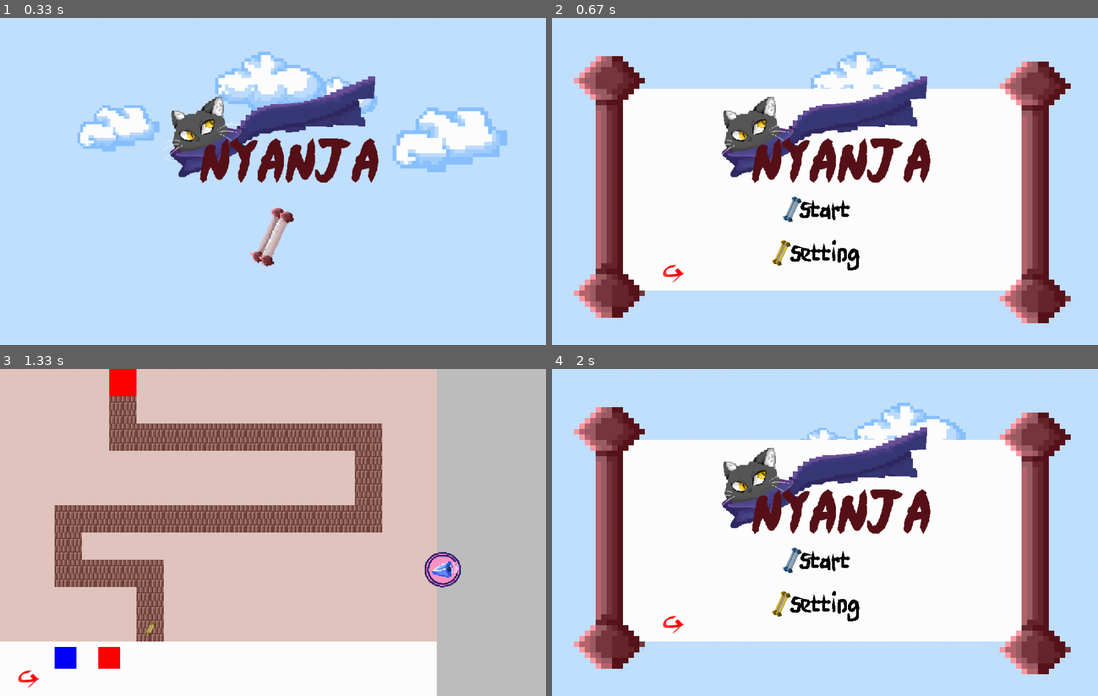
Above: before the commit, frames 1-4 (two rows, left to right).
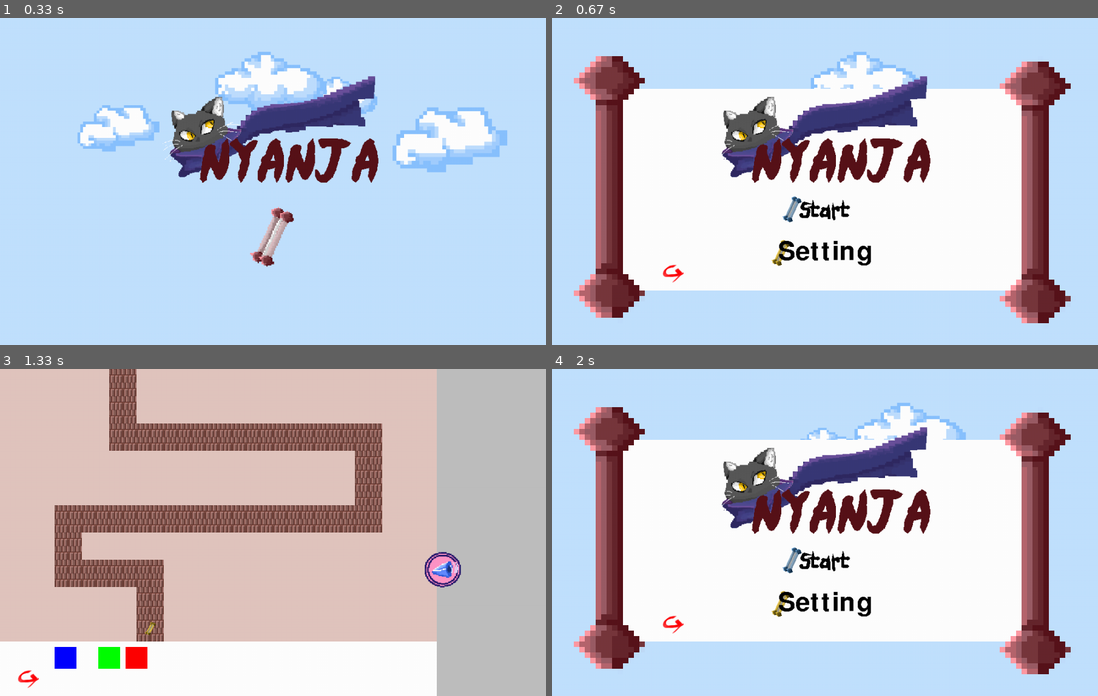
Above: after the commit, the same moments.

Repository: natsun08/Coding_Game
Game: pygame game, started from Game.py
The game is run twice, just before and just after one commit, with the same random seed, the same clock (stepped at 60 frames per second) and the same inputs.
Inputs (mouse positions are in pixels of both pictures, inside the frame that each line leads up to):
- Up to frame 1 (0.33 s): no input
- Up to frame 2 (0.67 s): press the mouse at (825, 237) at 0.37 s; move the mouse to (737, 184) at 0.47 s; release the mouse at (655, 132) at 0.6 s
- Up to frame 3 (1.33 s): press the mouse at (273, 558) at 0.7 s; move the mouse to (169, 548) at 0.8 s; release the mouse at (70, 539) at 0.93 s; click (109, 656) at 1.05 s
- Up to frame 4 (2 s): press the mouse at (688, 656) at 1.37 s; move the mouse to (666, 535) at 1.47 s; release the mouse at (644, 411) at 1.6 s; press the mouse at (579, 679) at 1.7 s; move the mouse to (683, 656) at 1.8 s; release the mouse at (786, 637) at 1.93 s

Frame 1 is identical in both runs. In frame 2, 0.6% of the frame differs, in the area x 41-59%, y 67-78%; in frame 3, 0.9%, in the area x 18-27%, y 0-92%; in frame 4, 0.6%.

Commit message:
Sắp xếp lại file với folder + Sửa 1 cái bug lúc đến cổng ko hiện màn hình thắng

Diff:
--- a/Code/Library.py
+++ b/Code/Library.py
@@ -56,7 +56,7 @@
         self.color = color
     def run_button(self, direction):
         self.command_dict = {"0": """player.go_up()\n""",
-                            "90": """player.go_left()\n""",
+                            "90": """player.go_right()\n""",
             "180": """player.go_down()\n""",
             "270": """player.go_left()\n"""}
         return self.command_dict[direction]
@@ -67,6 +67,8 @@
             new_direction = int(old_direction) - 90
         if new_direction == 360:
             new_direction = 0
+        elif new_direction == -90:
+            new_direction = 270
         return str(new_direction)
     def change_location(self, newpos):
         self.rect.center = newpos
--- a/Game.py
+++ b/Game.py
@@ -8,7 +8,7 @@
 clock = pygame.time.Clock()
 
 #MUSIC (Will be change to free music later)
-pygame.mixer.music.load("Game Asset\Omoide Tsuzuri - Akatsuki.wav")
+pygame.mixer.music.load("Game Asset\\Music\\Omoide Tsuzuri - Akatsuki.wav")
 #song link: https://www.youtube.com/watch?v=yzQyzvsv2NY
 pygame.mixer.music.play(-1)
 
@@ -25,26 +25,27 @@
 function_surface = Library.PLAIN_TILE((200, 600), "Gray",  (800,0))
 activate_surface = Library.PLAIN_TILE((800, 100), "White", (0, 500))
 #Sprite
-sky_surface = Library.ENVIROMENT("Game Asset\Sky.png", 10, "topleft", 0, 0)
-cloud_1 = Library.ENVIROMENT("Game Asset\Cloud1.png", 5, "topleft" , 80, 150)
-cloud_2 = Library.ENVIROMENT("Game Asset\cloud2.png", 4, "topleft" ,600, 100)
-cloud_3 = Library.ENVIROMENT("Game Asset\cloud2.png", 6, "topleft" ,300, 50)
-cloud_4 = Library.ENVIROMENT("Game Asset\Cloud1.png", 7, "topleft" , 750, 150)
-Logo = Library.ENVIROMENT("Game Asset\Gamename.png", 0.75,"center" , 500, 200)
-scrolls = Library.ENVIROMENT("Game Asset\starting Scroll.png", 10, "center", 500, 300)
-scroll_close_brown = Library.ENVIROMENT("Game Asset\scroll_close.png", 2.3, "center", 500, 400)
-scroll_close_blue = Library.ENVIROMENT("Game Asset\scroll_close_2.png", 1, "center", 440, 350)
-scroll_close_gold = Library.ENVIROMENT("Game Asset\scroll_close_3.png", 1, "center", 420, 430)
-start = Library.TEXT("Start","Game Asset\\NinjaPenguin.ttf", 70, "Black" , "center", 500, 350 )
-setting_text = Library.TEXT("Setting","Game Asset\\NinjaPenguin.ttf", 70, "Black" , "center", 500, 430 )
-sound_icon = Library.ENVIROMENT("Game Asset\\Sound_on.png", 1.5, "center", 400, 370)
-sound_status = Library.TEXT("On","Game Asset\\ninja-naruto.regular.ttf", 50, "Red", "topleft", 450, 350)
-return_button = Library.ENVIROMENT("Game Asset\Return.png", 1, "topleft", 200, 450)
+sky_surface = Library.ENVIROMENT("Game Asset\\Art\\Sky.png", 10, "topleft", 0, 0)
+cloud_1 = Library.ENVIROMENT("Game Asset\\Art\\Cloud1.png", 5, "topleft" , 80, 150)
+cloud_2 = Library.ENVIROMENT("Game Asset\\Art\\cloud2.png", 4, "topleft" ,600, 100)
+cloud_3 = Library.ENVIROMENT("Game Asset\\Art\\cloud2.png", 6, "topleft" ,300, 50)
+cloud_4 = Library.ENVIROMENT("Game Asset\\Art\\Cloud1.png", 7, "topleft" , 750, 150)
+Logo = Library.ENVIROMENT("Game Asset\\Art\\Gamename.png", 0.75,"center" , 500, 200)
+scrolls = Library.ENVIROMENT("Game Asset\\Art\\starting Scroll.png", 10, "center", 500, 300)
+scroll_close_brown = Library.ENVIROMENT("Game Asset\\Art\\scroll_close.png", 2.3, "center", 500, 400)
+scroll_close_blue = Library.ENVIROMENT("Game Asset\\Art\\scroll_close_2.png", 1, "center", 440, 350)
+scroll_close_gold = Library.ENVIROMENT("Game Asset\\Art\\scroll_close_3.png", 1, "center", 420, 430)
+start = Library.TEXT("Start","Game Asset\\font\\NinjaPenguin.ttf", 70, "Black" , "center", 500, 350 )
+setting_text = Library.TEXT("Setting","Game Asset\\font\\NinjaPenguin.ttf ", 70, "Black" , "center", 500, 430 )
+sound_icon = Library.ENVIROMENT("Game Asset\\Art\\Sound_on.png", 1.5, "center", 400, 370)
+sound_status = Library.TEXT("On","Game Asset\\font\\ninja-naruto.regular.ttf", 50, "Red", "topleft", 450, 350)
+return_button = Library.ENVIROMENT("Game Asset\\Art\\Return.png", 1, "topleft", 200, 450)
 victory_screen = Library.PLAIN_TILE((500, 500), "pink", (300, 300))
-sucess = Library.TEXT("SUCCESED", "Game Asset\\ninja-naruto.regular.ttf", 100, "Black", "center", 500, 300)
+sucess = Library.TEXT("SUCCESED", "Game Asset\\font\\ninja-naruto.regular.ttf", 100, "Black", "center", 500, 300)
 go_button = Library.BUTTON((40, 40),"Blue", (100, 510))
-change_direct_button = Library.BUTTON((40, 40),"Red", (180, 510))
-compile_button = Library.ENVIROMENT("Game Asset\\Sound_on.png", 1.5, "center", 810, 370)
+turn_right_button = Library.BUTTON((40, 40),"Red", (230, 510))
+turn_left_button = Library.BUTTON((40, 40),"Green", (180, 510))
+compile_button = Library.ENVIROMENT("Game Asset\\Art\\Sound_on.png", 1.5, "center", 810, 370)
 mouse_sprite = Library.PLAIN_TILE((20, 20), "White", (0, 0))
 new_copy = Library.PLAIN_TILE((20, 20), "White", (0, 0))
 
@@ -53,13 +54,14 @@
 second_scene = pygame.sprite.Group(scrolls, Logo, scroll_close_blue, start, setting_text, scroll_close_gold, return_button)
 setting_screen = pygame.sprite.Group(scrolls, Logo, sound_status, sound_icon, return_button)
 scene1 = pygame.sprite.Group(return_button)
-map_element_1 = Library.MAP_LAYOUT("Game Asset\\Map\\First_map_layout.txt", 25, "Game Asset\\test.png","Game Asset\\test2.png" )
-player = Library.PLAYER("Game Asset\scroll_close_3.png", map_element_1.player_start)
+map_element_1 = Library.MAP_LAYOUT("Game Asset\\Map\\First_map_layout.txt", 25, "Game Asset\\Art\\test.png","Game Asset\\Art\\test.png" )
+player = Library.PLAYER("Game Asset\\Art\\scroll_close_3.png", map_element_1.player_start)
 players = pygame.sprite.GroupSingle(player)
 buttons = pygame.sprite.Group()
 run_buttons = pygame.sprite.Group()
-turn_left_buttons = pygame.sprite.Group()
-scroll_2 = pygame.sprite.Group(activate_surface, go_button, return_button, change_direct_button)
+turn_counter_clockwise_buttons = pygame.sprite.Group()
+turn_clockwise_buttons = pygame.sprite.Group()
+scroll_2 = pygame.sprite.Group(activate_surface, go_button, return_button, turn_right_button,turn_left_button )
 scroll_3 = pygame.sprite.Group(function_surface, compile_button)
 WIN_SCREEN = pygame.sprite.Group(victory_screen, sucess)
 def map_1():
@@ -73,14 +75,15 @@
 #STARTING SCREEN
 while True:
     if activate_code and code_active != []:
+        for event in pygame.event.get():
+            Library.close_game(event.type)
         exec(code_active[x])
         map_1()
         pygame.display.update()
         pygame.event.pump()
         clock.tick(5)
         x+=1
-        if map_element_1.reach_the_gate(player):
-            WIN_SCREEN.draw(screen)
+        if map_element_1.reach_the_gate(player) or len(code_active) > 0:
             is_sucess = True
         if map_element_1.jump_to_the_void(player):
             player.rect.center = map_element_1.player_start
@@ -92,6 +95,13 @@
             activate_code = False
             code_active = []
             player.rect.center = map_element_1.player_start
+        continue
+    if is_sucess:
+        for event in pygame.event.get():
+            Library.close_game(event.type)
+        WIN_SCREEN.draw(screen)
+        pygame.display.update()
+        clock.tick(5)
         continue
     else:
         if scene == "starting":
@@ -117,11 +127,11 @@
                             if volumn > 0.0:
                                 sound_status.change_text("Off", "Black")
                                 volumn = 0.0
-                                sound_icon.transform_image("Game Asset\Sound_off.png", 1.5)
+                                sound_icon.transform_image("Game Asset\\Art\\Sound_off.png", 1.5)
                             elif volumn == 0.0:
                                 volumn = 1.0
                                 sound_status.change_text("On", "Red")
-                                sound_icon.transform_image("Game Asset\Sound_on.png", 1.5)
+                                sound_icon.transform_image("Game Asset\\Art\\Sound_on.png", 1.5)
                             pygame.mixer.music.set_volume(volumn)
                             setting_screen.update()
                         elif return_button.is_clicked(mouse):
@@ -171,19 +181,27 @@
                         new_copy = Library.duplicate(go_button)
                         run_buttons.add(new_copy)
                         buttons.add(new_copy)
-                    elif change_direct_button.rect.collidepoint(mouse):
+                    elif turn_right_button.rect.collidepoint(mouse):
                         get_drag = True
-                        new_copy = Library.duplicate(change_direct_button)
-                        turn_left_buttons.add(new_copy)
+                        new_copy = Library.duplicate(turn_right_button)
+                        turn_counter_clockwise_buttons.add(new_copy)
                         buttons.add(new_copy)
+                    elif turn_left_button.rect.collidepoint(mouse):
+                        get_drag = True
+                        new_copy = Library.duplicate(turn_left_button)
+                        turn_clockwise_buttons.add(new_copy)
+                        buttons.add(new_copy)
+
                     if buttons.sprites() != [] and compile_button.rect.collidepoint(mouse):
                         all_buttons = buttons.sprites()
                         direction = "0"
                         for sprite in all_buttons:
                             if sprite in run_buttons:
                                 code_active.append(new_copy.run_button(direction))
-                            elif sprite in turn_left_buttons:
+                            elif sprite in turn_counter_clockwise_buttons:
                                 direction = new_copy.change_direction(direction, "left")
+                            elif sprite in turn_clockwise_buttons:
+                                direction = new_copy.change_direction(direction, "right")
                         x = 0
                         run = "start"
                         activate_code = True
@@ -199,5 +217,6 @@
 
             map_1()
 
+
         pygame.display.update()
         clock.tick(60)
--- a/Mini Game Test.py
+++ /dev/null
@@ -1,52 +0,0 @@
-import pygame
-from pygame.locals import *
-
-WINDOWWIDTH = 1280 # Chiều dài cửa sổ
-WINDOWHEIGHT = 720 # Chiều cao cửa sổ
-
-
-pygame.init()
-
-DISPLAYSURF = pygame.display.set_mode((WINDOWWIDTH,WINDOWHEIGHT))
-pygame.display.set_caption("Mini Game Test")
-
-#FPS
-FPS = 90
-fpsClock = pygame.time.Clock()
-
-#Background
-bg = pygame.image.load("bridge.jpg")
-
-
-
-#Car
-class Car():
-    def __init__(self):
-        self.x = 0 # Vị trí của xe
-
-        ## Tạo surface và thêm hình chiếc xe vào ##
-        self.surface = pygame.image.load('car.png')
-
-    def draw(self): # Hàm dùng để vẽ xe
-        DISPLAYSURF.blit(self.surface, (self.x, 380))
-
-    def update(self): # Hàm dùng để thay đổi vị trí xe
-        self.x += 2
-        if self.x + 100 > WINDOWWIDTH:
-            self.x = WINDOWWIDTH - 100
-
-car = Car()
-
-while True:
-    bg = pygame.transform.scale(bg,(1280,720))
-    DISPLAYSURF.blit(bg,(0,0))
-    for event in pygame.event.get():
-        if event.type == QUIT:
-            pygame.quit()
-            sys.exit()
-
-    car.draw()
-    car.update()
-
-    pygame.display.update()
-    fpsClock.tick(FPS)
--- a/Test Moving.py
+++ /dev/null
@@ -1,48 +0,0 @@
-import pygame, sys
-from pygame.locals import *
-
-WINDOWWIDTH = 400 # Chiều dài cửa sổ
-WINDOWHEIGHT = 300 # Chiều cao cửa sổ
-
-WHITE = (255, 255, 255)
-RED   = (255,   0,   0)
-GREEN = (  0, 255,   0)
-
-pygame.init()
-
-### Xác định FPS ###
-FPS = 60
-fpsClock = pygame.time.Clock()
-
-DISPLAYSURF = pygame.display.set_mode((WINDOWWIDTH, WINDOWHEIGHT))
-pygame.display.set_caption('Animation')
-
-class Car():
-    def __init__(self):
-        self.x = 0 # Vị trí của xe
-
-        ## Tạo surface và thêm hình chiếc xe vào ##
-        self.surface = pygame.image.load('car.png')
-
-    def draw(self): # Hàm dùng để vẽ xe
-        DISPLAYSURF.blit(self.surface, (self.x, 100))
-
-    def update(self): # Hàm dùng để thay đổi vị trí xe
-        self.x += 2
-        if self.x + 100 > WINDOWWIDTH:
-            self.x = WINDOWWIDTH - 100
-
-car = Car()
-while True:
-    for event in pygame.event.get():
-        if event.type == QUIT:
-            pygame.quit()
-            sys.exit()
-
-    DISPLAYSURF.fill(WHITE)
-
-    car.draw()
-    car.update()
-
-    pygame.display.update()
-    fpsClock.tick(FPS)
--- a/test PyGame.py
+++ /dev/null
@@ -1,38 +0,0 @@
-import pygame
-from pygame.locals import *
-
-pygame.init()
-
-DISPLAYSURF = pygame.display.set_mode((1280,720))
-pygame.display.set_caption("Test Teaching Coding")
-bg = pygame.image.load("nen_anh_dao.jpg")
-bg = pygame.transform.scale(bg,(1280,720))
-
-#COLOR
-GRAY     = (100,100,100)
-NAVIBLUE = (60,60,100)
-WHITE    = (255,255,255)
-RED      = (255,0,0)
-GREEN    = (0,255,0)
-BLUE     = (0,0,255)
-YELLOW   = (255,255,0)
-ORAGNE   = (255,128,0)
-PURPLE   = (255,0,255)
-CYAN     = (0,255,255)
-
-#RectObject
-MyRect = pygame.Rect(50,50,100,100)
-print(MyRect.centerx)
-
-#TEXT
-font1 = pygame.font.Font("freesansbold.ttf", 35)
-text1 = font1.render("This is a text about PyGame", True, YELLOW, RED)
-
-while True:
-    DISPLAYSURF.blit(bg,(0,0))
-
-    for event in pygame.event.get():
-        if event.type == QUIT:
-            pygame.quit()
-            sys.exit()
-    pygame.display.update()
Renamed: Game Asset/Cloud1.png -> Game Asset/Art/Cloud1.png
Renamed: Game Asset/Gamename.png -> Game Asset/Art/Gamename.png
Renamed: Game Asset/Return.png -> Game Asset/Art/Return.png
Renamed: Game Asset/Sky.png -> Game Asset/Art/Sky.png
Renamed: Game Asset/Sound_off.png -> Game Asset/Art/Sound_off.png
Renamed: Game Asset/Sound_on.png -> Game Asset/Art/Sound_on.png
Renamed: Game Asset/cloud2.png -> Game Asset/Art/cloud2.png
Renamed: Game Asset/scroll_close.png -> Game Asset/Art/scroll_close.png
Renamed: Game Asset/scroll_close_2.png -> Game Asset/Art/scroll_close_2.png
Renamed: Game Asset/scroll_close_3.png -> Game Asset/Art/scroll_close_3.png
Renamed: Game Asset/starting Scroll.png -> Game Asset/Art/starting Scroll.png
Renamed: Game Asset/test.png -> Game Asset/Art/test.png
(and 8 more such lines)
